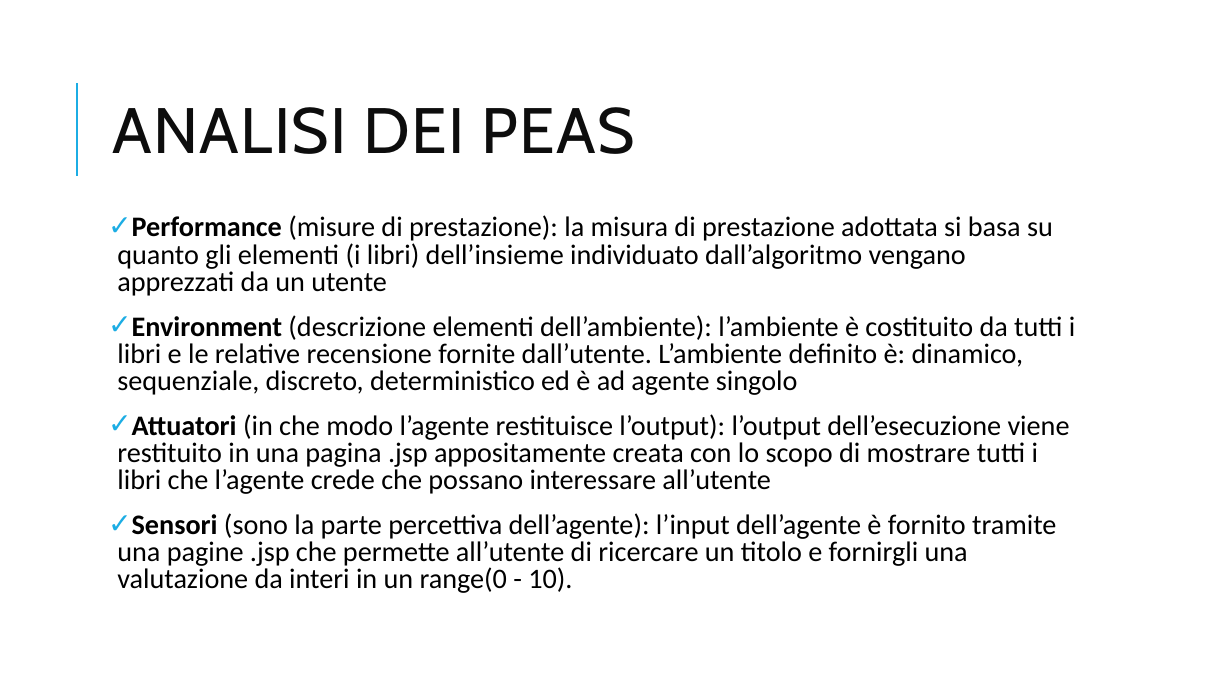
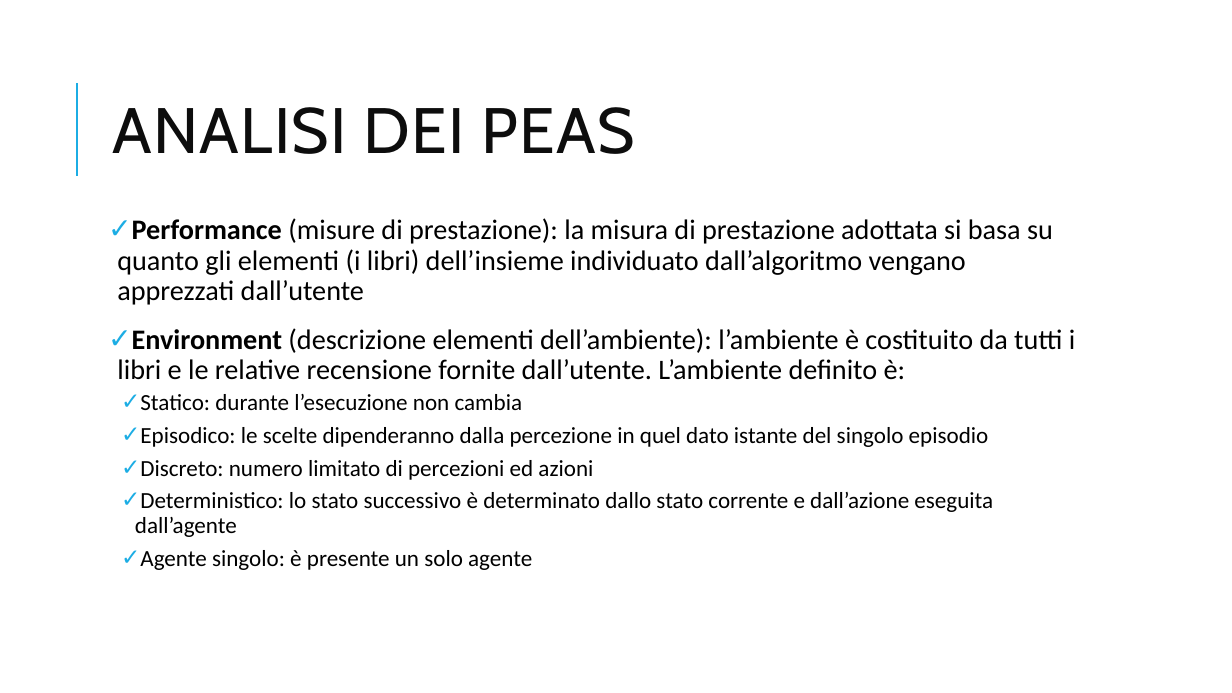
Before and after one commit to paolopetta/FIA-Yourbook, a slide deck: slide 7 of Modulo IA.pptx (slide 5 before the commit). Drawn at 1232x693 pixels with LibreOffice and Linux fonts; fonts in the diff are those of the drawing. Boxes give left, top, right and bottom in pixels: in the first picture for what was removed or moved away, otherwise in the second. Text is boxed around its words. In the diff, an @@ line names an element or a change of style, - is before the commit and + after.

```diff
--- a/Modulo IA.pptx
+++ b/Modulo IA.pptx
@@ text at box(117, 218, 1075, 570): text changed @@
-✓ Performance (misure di prestazione): la misura di prestazione adottata si basa su quanto gli elementi (i libri) dell’insieme individuato dall’algoritmo vengano apprezzati da un utente
-✓ Environment (descrizione elementi dell’ambiente): l’ambiente è costituito da tutti i libri e le relative recensione fornite dall’utente. L’ambiente definito è: dinamico, sequenziale, discreto, deterministico ed è ad agente singolo
-✓ Attuatori (in che modo l’agente restituisce l’output): l’output dell’esecuzione viene restituito in una pagina .jsp appositamente creata con lo scopo di mostrare tutti i libri che l’agente crede che possano interessare all’utente
-✓ Sensori (sono la parte percettiva dell’agente): l’input dell’agente è fornito tramite una pagine .jsp che permette all’utente di ricercare un titolo e fornirgli una valutazione da interi in un range(0 - 10).
+✓ Performance (misure di prestazione): la misura di prestazione adottata si basa su quanto gli elementi (i libri) dell’insieme individuato dall’algoritmo vengano apprezzati dall’utente
+✓ Environment (descrizione elementi dell’ambiente): l’ambiente è costituito da tutti i libri e le relative recensione fornite dall’utente. L’ambiente definito è:
+  ✓ Statico: durante l’esecuzione non cambia
+  ✓ Episodico: le scelte dipenderanno dalla percezione in quel dato istante del singolo episodio
+  ✓ Discreto: numero limitato di percezioni ed azioni
+  ✓ Deterministico: lo stato successivo è determinato dallo stato corrente e dall’azione eseguita dall’agente
+  ✓ Agente singolo: è presente un solo agente
```
Also in this commit, not shown: 4 other slides changed, 4 slides added, 1 slide removed.
